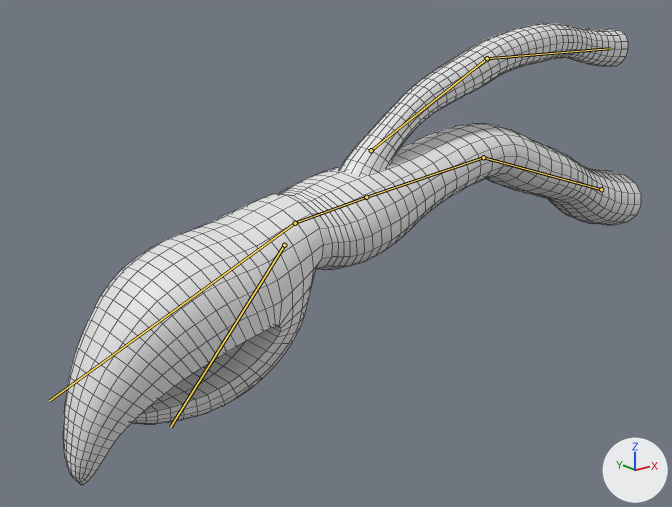
The Blender file TheUnityProject/Assets/Models/Arm.blend: old version first, new version second.
Camera for both pictures: a 50 mm lens placed at (-1.54, -1.84, 0.76), pointed at (-0.01, 0.06, 0.0). Every picture has the same lights, and +X, +Y and +Z are marked at lower right. Both versions are drawn at frame 19 of the action 'ArmatureAction.001'; the numbers are the values there. The bones that bend it are drawn over the model as lines. Mesh edges are drawn as thin lines.

Objects in the first picture: 'Arm.001'.
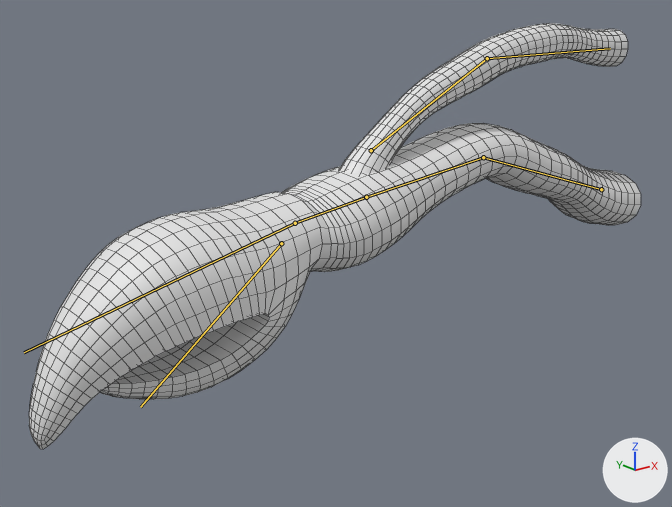
Location of each change, (x1, y1, x2, y2) in pixels of the pictures (672 x 507 px):
'Arm.001', posed (8% shorter)
    before: (63, 23, 641, 485)
    after: (29, 23, 641, 449)
bone 'ClawUpper', root to tip
    before: (295, 223) to (49, 401)
    after: (295, 223) to (24, 352)

Edits to the bpy script that builds the scene:
```text
Change bone_clawupper:
    where bone_clawupper = bpy.data.objects['Armature.001'].pose.bones['ClawUpper']  # child of 'ArmWrist'
    bone_clawupper.rotation_quaternion: (0.98, 0.0, -0.003, 0.199) -> (0.994, 0.0, -0.001, 0.108)  # degrees (0, 0, 23) -> degrees (0, 0, 12)
```
